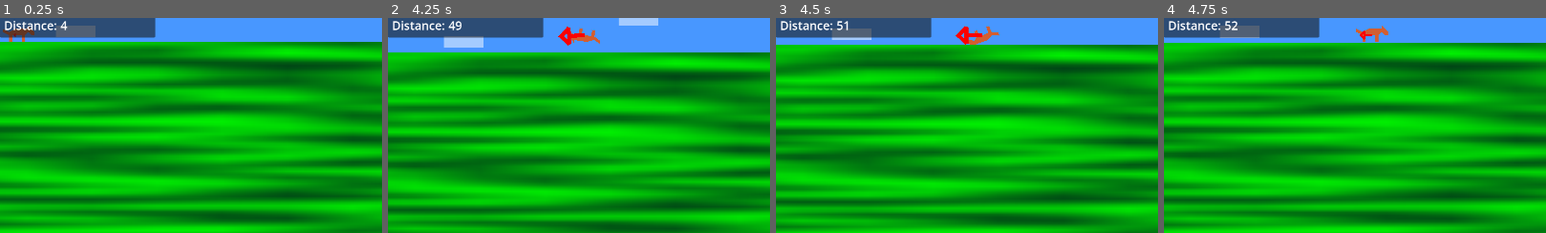
Above: before the commit, frames 1-4 (left to right).
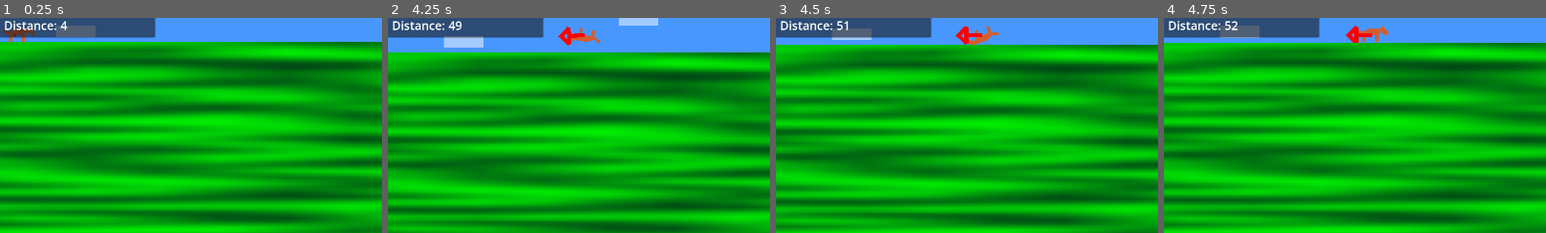
Above: after the commit, the same moments.

Repository: 100-Devs-1-Game/FlightOfHarmony
Game: Godot game, scene res://test/flight_test_scene.tscn
Two runs of this game, one before a commit and one after it. Both use one fixed random seed, a clock stepped at 60 frames per second and the inputs below. This scene is started directly instead of the project's main scene.
Inputs:
- Up to frame 1 (0.25 s): no input
- Up to frame 2 (4.25 s): hold D (rotate_right) 0.53-1.25 s; click "Reset" at 1.25 s; hold D (rotate_right) 2.03-2.78 s; hold A (rotate_left) from 2.78 s (still down)
- Up to frame 3 (4.5 s): keep holding A (rotate_left)
- Up to frame 4 (4.75 s): keep holding A (rotate_left)
The pictures show only the part of the screen within x 0-50%, y 46-96%; the shares and areas given below are measured in that part.

Frames 1-3 are identical in both runs. In frame 4, 0.2% of the frame differs, in the area x 47-55%, y 3-12%.

Commit message:
Add get_speed()

Diff:
--- a/src/flight/flying_pony.gd
+++ b/src/flight/flying_pony.gd
@@ -62,6 +62,7 @@
 
 func land():
 	state= State.LANDING
+	velocity= Vector2.ZERO
 	rotation= 0
 	if animated_sprite:
 		animated_sprite.play("default")
@@ -119,3 +120,7 @@
 	var lift_factor: float= max(0, pow(dot, 3) * velocity.length())
 	# this function can currently return a value above the 'maximum_lift'
 	return lerp(0.0, maximum_lift, lift_factor * 0.002)
+
+
+func get_speed()-> float:
+	return velocity.length()
